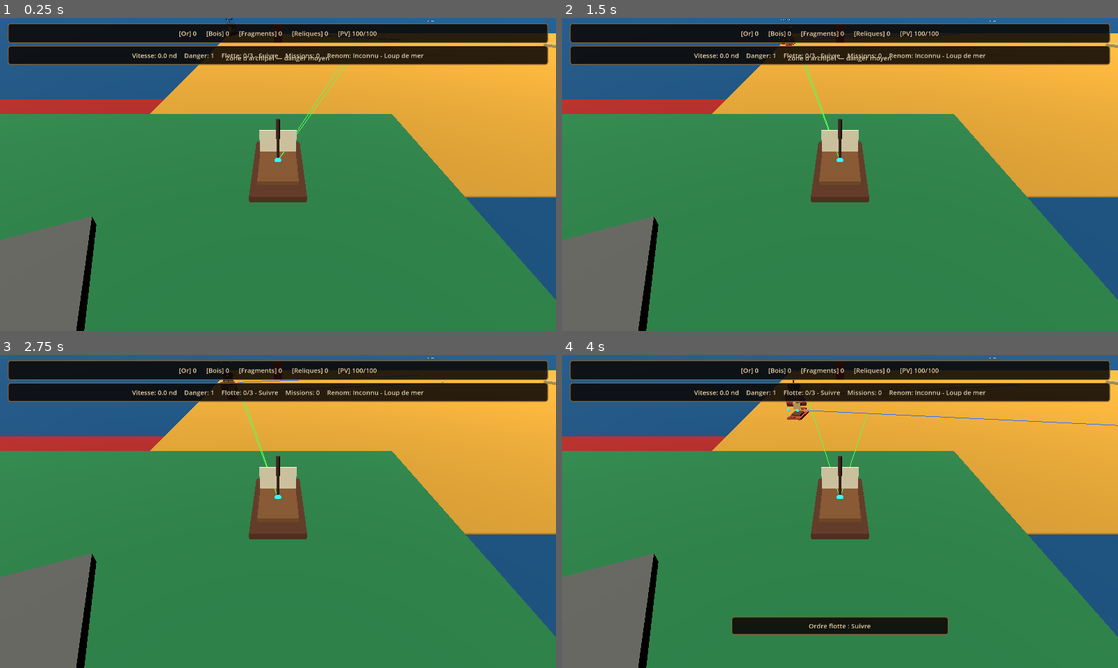
Above: before the commit, frames 1-4 (two rows, left to right).
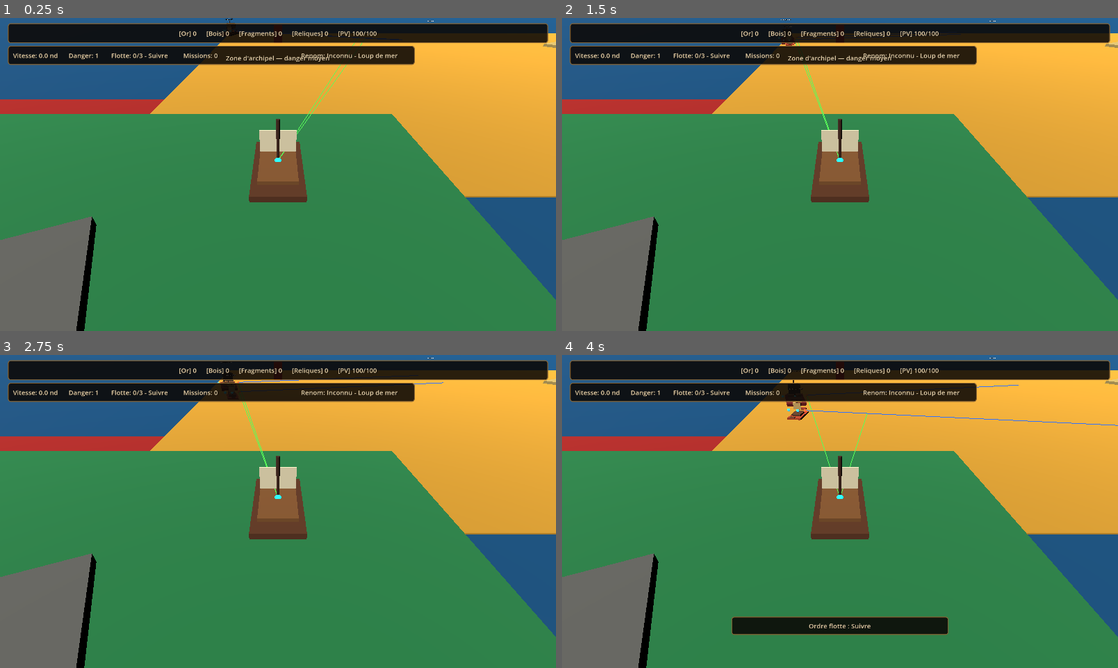
Above: after the commit, the same moments.

Repository: blou132/jeux-pirate
Game: Godot game, scene res://scenes/world/World.tscn
Two runs of this game, one before a commit and one after it. Both use one fixed random seed, a clock stepped at 60 frames per second and the inputs below.
Inputs (mouse positions are in pixels of both pictures, inside the frame that each line leads up to):
- Up to frame 1 (0.25 s): no input
- Up to frame 2 (1.5 s): tap Enter at 0.5 s; move the mouse to (962, 158) at 0.52 s; hold D 0.53-1.25 s; tap R at 0.6 s; click (962, 158) at 0.67 s; drag from (728, 190) to (812, 237) at 1.27 s
- Up to frame 3 (2.75 s): tap Space at 2 s; move the mouse to (333, 442) at 2.02 s; hold D from 2.03 s (still down); hold Q from 2.03 s (still down)
- Up to frame 4 (4 s): release D at 2.75 s; release Q at 2.75 s; drag from (812, 574) to (673, 464) at 2.77 s; move the mouse to (1006, 558) at 3.52 s; hold A from 3.53 s (still down); tap F at 3.6 s

The runs differ from the first frame. In frame 1, 2.1% of the frame differs, in the area x 2-99%, y 8-16%; in frame 2, 2.1%; in frame 3, 2.1%; in frame 4, 2.1%.

Commit message:
fix: reduce sailing HUD obstruction

Diff:
--- a/scenes/ui/HUD.tscn
+++ b/scenes/ui/HUD.tscn
@@ -53,39 +53,42 @@
 
 [node name="CompactSailingPanel" type="PanelContainer" parent="HUDRoot"]
 layout_mode = 1
-anchors_preset = 10
-anchor_right = 1.0
 offset_left = 18.0
 offset_top = 64.0
-offset_right = -18.0
+offset_right = 940.0
 offset_bottom = 108.0
-grow_horizontal = 2
 mouse_filter = 2
 
 [node name="CompactRow" type="HBoxContainer" parent="HUDRoot/CompactSailingPanel"]
 layout_mode = 2
 theme_override_constants/separation = 16
-alignment = 1
 
 [node name="CompactSpeedLabel" type="Label" parent="HUDRoot/CompactSailingPanel/CompactRow"]
+custom_minimum_size = Vector2(112, 0)
 layout_mode = 2
 text = "Vitesse: 0.0 nd"
 
 [node name="CompactDangerLabel" type="Label" parent="HUDRoot/CompactSailingPanel/CompactRow"]
+custom_minimum_size = Vector2(82, 0)
 layout_mode = 2
 text = "Danger: 1"
 
 [node name="CompactFleetLabel" type="Label" parent="HUDRoot/CompactSailingPanel/CompactRow"]
+custom_minimum_size = Vector2(150, 0)
 layout_mode = 2
 text = "Flotte: 0/3 - Suivre"
 
 [node name="CompactQuestLabel" type="Label" parent="HUDRoot/CompactSailingPanel/CompactRow"]
+custom_minimum_size = Vector2(255, 0)
 layout_mode = 2
 text = "Missions: 0"
+clip_text = true
 
 [node name="CompactReputationLabel" type="Label" parent="HUDRoot/CompactSailingPanel/CompactRow"]
+custom_minimum_size = Vector2(250, 0)
 layout_mode = 2
 text = "Renom: Inconnu - Loup de mer"
+clip_text = true
 
 [node name="LeftStatusPanel" type="PanelContainer" parent="HUDRoot"]
 layout_mode = 0
